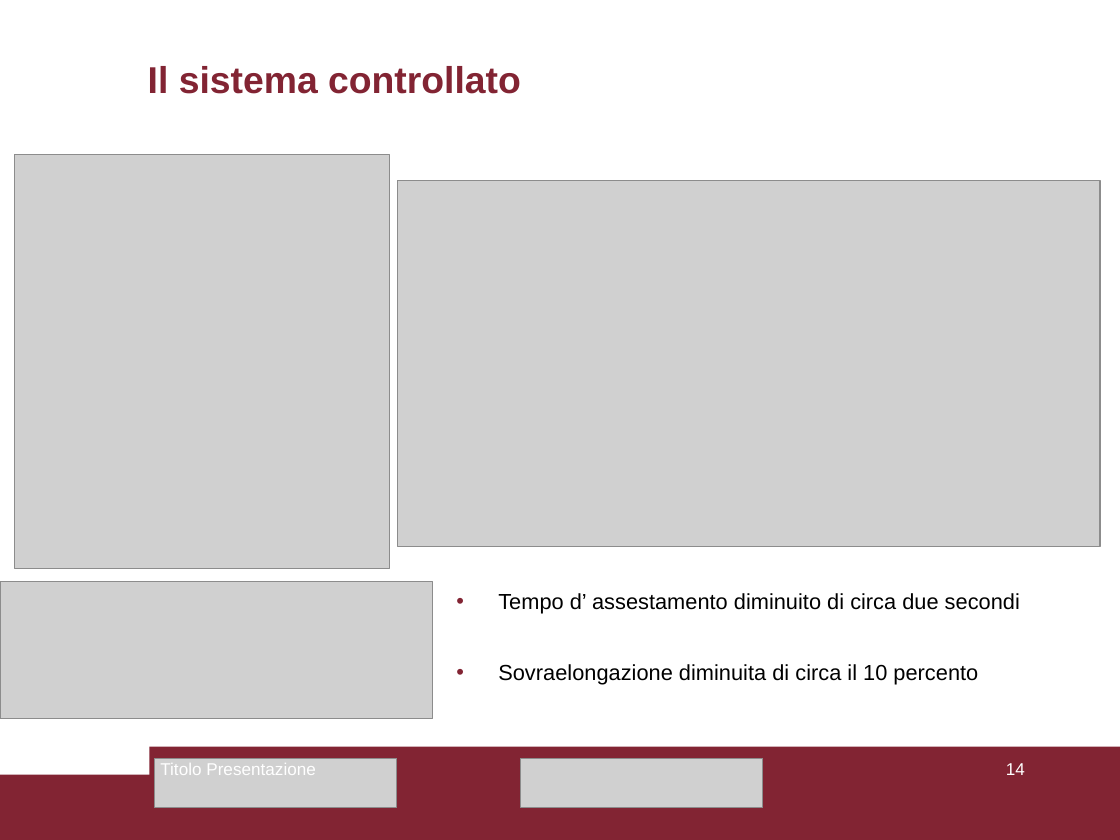
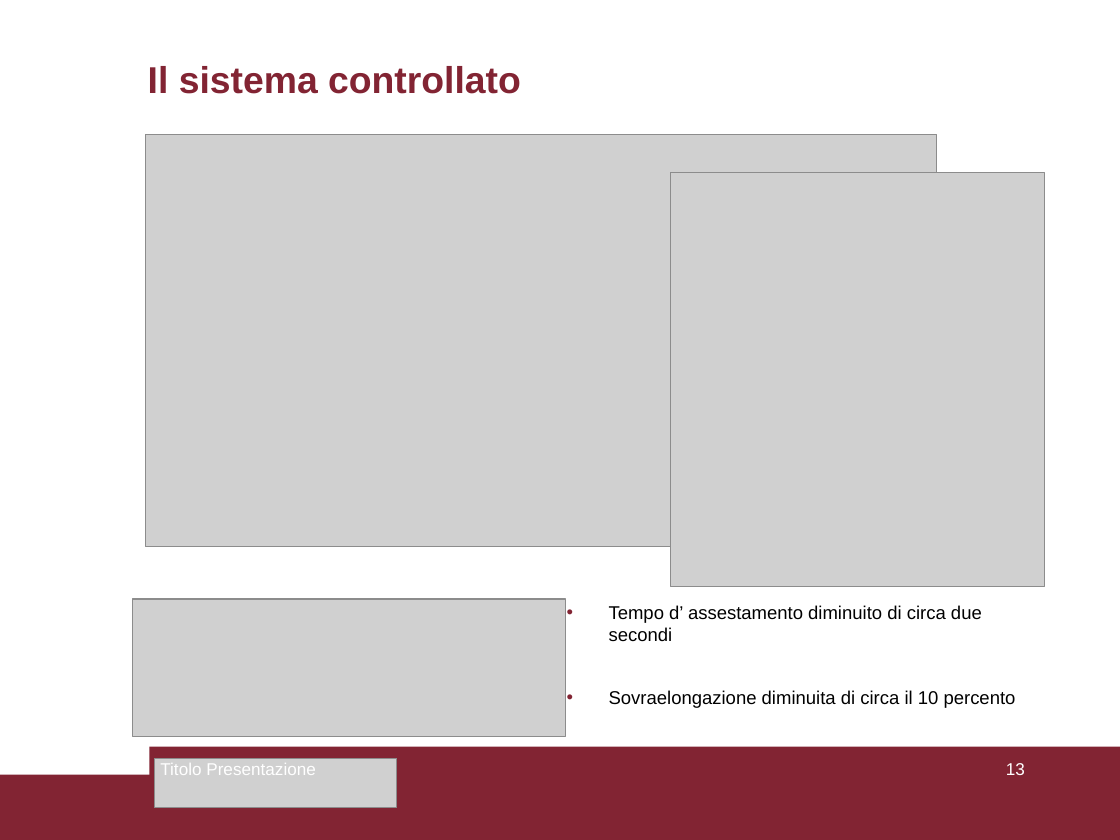
Before and after one commit to LeonardoSalustri/Tesi, a slide deck: slide 13 of Formule_presentazione/Presentazione_versione3.odp (slide 14 before the commit). Drawn at 1120x840 pixels with LibreOffice and Linux fonts; fonts in the diff are those of the drawing; grey boxes stand for pictures. Boxes give left, top, right and bottom in pixels: in the first picture for what was removed or moved away, otherwise in the second. Text is boxed around its words. In the diff, an @@ line names an element or a change of style, - is before the commit and + after.

```diff
--- a/Formule_presentazione/Presentazione_versione3.odp
+++ b/Formule_presentazione/Presentazione_versione3.odp
@@ picture: place and size @@
-picture at bbox=[398, 180, 1100, 547]
+picture at bbox=[146, 134, 937, 547]
@@ picture: place and size @@
-picture at bbox=[15, 155, 389, 569]
+picture at bbox=[670, 172, 1044, 587]
@@ picture: place and size @@
-picture at bbox=[0, 581, 433, 719]
+picture at bbox=[132, 599, 566, 737]
@@ text "Tempo d’ assestamento diminuito di ...": place and size @@
-text "Tempo d’ assestamento diminuito di ..." at bbox=[498, 593, 1020, 685]
+text "Tempo d’ assestamento diminuito di ..." at bbox=[609, 605, 1016, 708]
@@ text "Tempo d’ assestamento diminuito di ..." at bbox=[609, 605, 1016, 708]: size 14 to 11.9 pt @@
@@ picture removed at bbox=[521, 758, 764, 808] @@
@@ page number at bbox=[1006, 763, 1025, 775]: text changed @@
-14
+13
```
Also in this commit, not shown: 12 other slides changed, 1 slide added, 1 slide removed, 15 other files.
